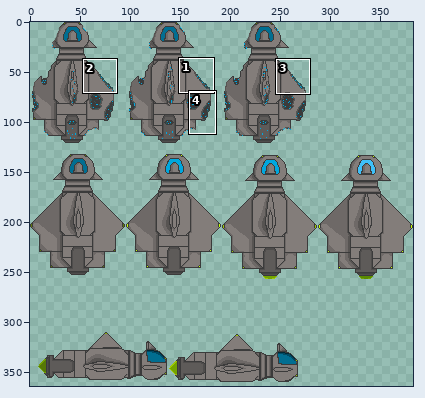
Two versions of one sprite sheet, FixCraft/Assets/Resources/GGJShipFixed.png. The first picture is a wide view before the edit; the outline marks the close-up.
Close-up. The starting point:
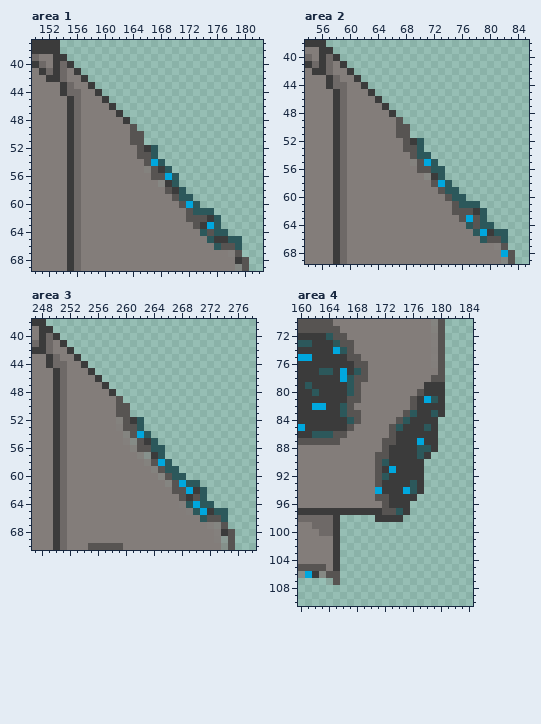
The file is 383x380 pixels. Pixels under 10% opacity are left out. Colours within 5 levels of each other are drawn and written as one. Shown: area 1: x 150..182, y 37..69; area 2: x 54..85, y 38..69; area 3: x 247..278, y 38..70; area 4: x 160..184, y 70..110. The wide view leaves out empty margins. The commit also changed other parts of the picture, which this record leaves out.
Once edited:
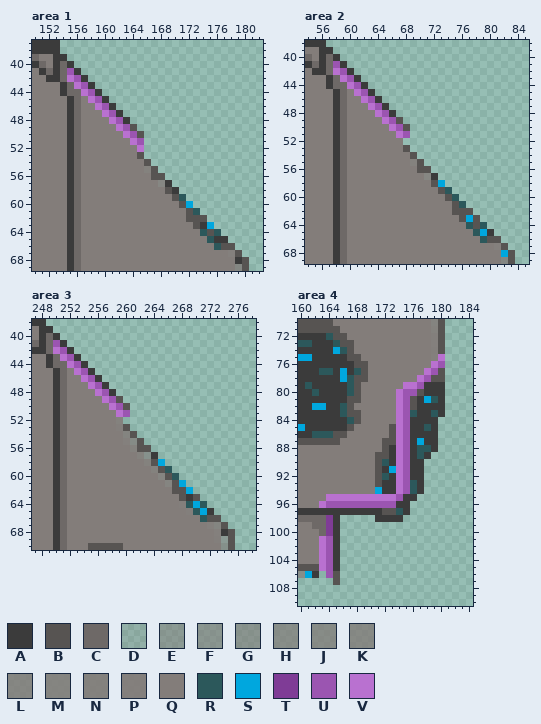
Palette (. is transparent): A #3b3b3b  B #575452  C #6e6967  D #837d7a36  E #837d7a8e  F #837d7a9d  G #837d7aa4  H #837d7abe  J #837d7ac6  K #837d7acd  L #837d7ad9  M #837d7adf  N #837d7aed  P #837d7af4  Q #837d7a  R #2c585b  S #00a7de  T #7f3c96  U #9b55b1  V #b971d0
What changed:
Changed rows in their new state; - is an unchanged pixel.
Area 1:
first column x 155:
41 U------------------------
42 VU-----------------------
43 -VU----------------------
44 --VU---------------------
45 ---VU--------------------
46 ----VU-------------------
47 -----VU------------------
48 ------VU-----------------
49 -------VU----------------
50 --------VU---------------
51 ---------VU--------------
52 ----------V..------------
53 -----------..------------
54 ------------..-----------
55 -------------..----------
56 --------------..---------
57 ---------------.---------
58 ----------------.--------
59 -----------------.-------
60 ------------------.------
61 -------------------..----
62 --------------------..---
63 ---------------------.---
64 ----------------------.--
65 -----------------------..
66 ------------------------.
Area 2:
first column x 58:
41 U------------------------
42 VU-----------------------
43 -VU----------------------
44 --VU---------------------
45 ---VU--------------------
46 ----VU-------------------
47 -----VU------------------
48 ------VU-----------------
49 -------VU----------------
50 --------VU---------------
51 ---------VU--------------
52 ----------...------------
53 -----------..------------
54 ------------..-----------
55 -------------..----------
56 --------------..---------
57 ---------------.---------
58 ----------------.--------
59 -----------------.-------
60 ------------------.------
61 -------------------..----
62 --------------------..---
63 ---------------------.---
64 ----------------------.--
65 -----------------------..
66 ------------------------.
Area 3:
first column x 250:
41 U------------------------
42 VU-----------------------
43 -VU----------------------
44 --VU---------------------
45 ---VU--------------------
46 ----VU-------------------
47 -----VU------------------
48 ------VU-----------------
49 -------VU----------------
50 --------VU---------------
51 ---------VU--------------
52 ----------...------------
53 -----------..------------
54 ------------..-----------
55 -------------..----------
56 --------------..---------
57 ---------------.---------
58 ----------------.--------
59 -----------------.-------
60 ------------------.------
61 -------------------..----
62 --------------------..---
63 ---------------------.---
64 ----------------------.--
65 -----------------------..
66 ------------------------.
Area 4:
first column x 163:
 75 -----------------V
 76 ----------------VU
 77 ---------------VU-
 78 --------------VU--
 79 ------------VVU---
 80 -----------VUU----
 81 -----------VU-----
 82 -----------VU-----
 83 -----------VU-----
 84 -----------VU-----
 85 -----------VU-----
 86 -----------VU-----
 87 -----------VU-----
 88 -----------VU-----
 89 -----------VU-----
 90 -----------VU-----
 91 -----------VU-----
 92 -----------VU-----
 93 -----------VU-----
 94 -----------VU-----
 95 -VVVVVVVVVVU------
 96 VUUUUUUUUUU-------
 98 -T----------------
 99 -T----------------
100 -T----------------
101 VU----------------
102 VU----------------
103 VU----------------
104 VU----------------
105 VU----------------
106 .U----------------
107 -.----------------
